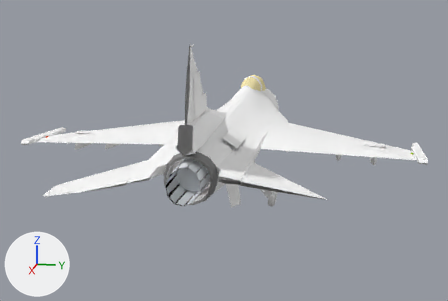
What one commit did to the Blender file Models/f16.blend.
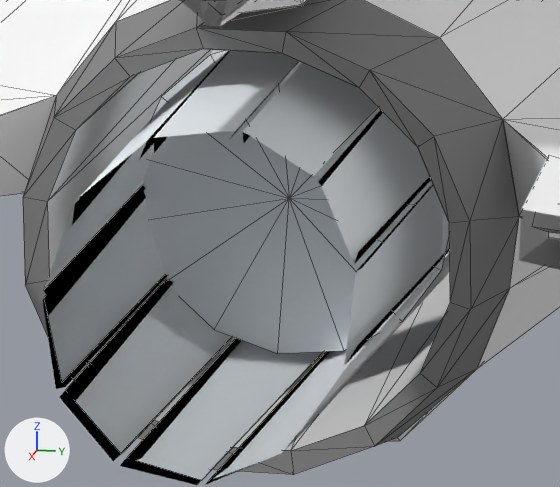
There are two pictures of each version: one from a 50 mm camera at (16.11, 3.02, 3.53) aimed at (3.97, 0.6, 0.49), one close up on the part from 36% to 50% of the width and 51% to 69% of the height. The lights are fixed; the arrows at lower left show +X, +Y and +Z. The close-ups show mesh edges as thin lines. Everything nearer to the camera than a plane just in front of the edit is cut away.

Names of what the first close-up shows: 'ExternalFlame', 'InternalFlame', 'Poly.001', 'Poly.002', 'RNLAF_Tailroot', 'RadarDomeTop', 'RightLowerSpeedbrake', 'RightUpperSpeedbrake'.
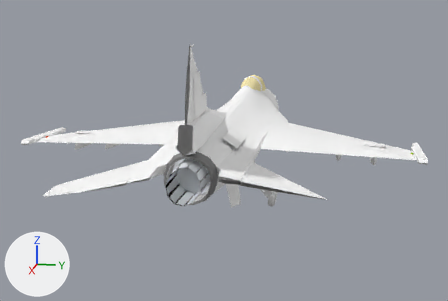
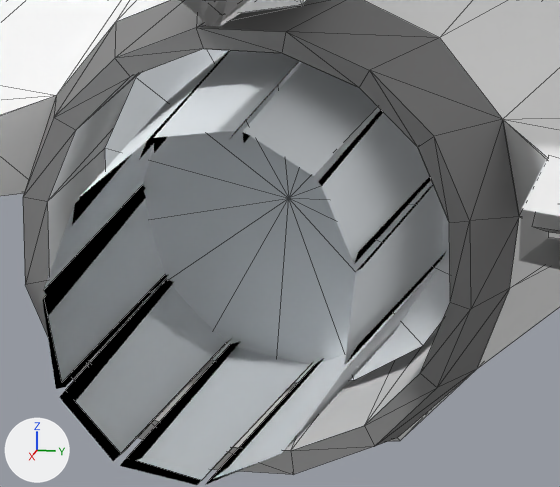
Edits to the bpy script that builds the scene:
```text
Change me_mesh_029:
    where me_mesh_029.from_pydata(...)  # 16 vertices, 15 faces; spans x 4.208, y -0.358..0.378, z -0.374..0.362
    used by ob_internalflame; parent = ob_afetrburner; location = (0.0, 0.0, 0.0)
    me_mesh_029 part 1
    me_mesh_029.vertices[0].co: (4.208, 0.01, -0.374) -> (4.208, 0.01, -0.446)
    me_mesh_029.vertices[1].co: (4.208, 0.16, -0.342) -> (4.208, 0.189, -0.408)
    me_mesh_029.vertices[2].co: (4.208, 0.285, -0.251) -> (4.208, 0.338, -0.299)
    me_mesh_029.vertices[3].co: (4.208, 0.362, -0.117) -> (4.208, 0.43, -0.139)
    me_mesh_029.vertices[4].co: (4.208, 0.378, 0.037) -> (4.208, 0.449, 0.044)
    me_mesh_029.vertices[5].co: (4.208, 0.33, 0.184) -> (4.208, 0.392, 0.22)  # pixel (210, 54) -> not seen
    me_mesh_029.vertices[6].co: (4.208, 0.227, 0.299) -> (4.208, 0.269, 0.357)  # pixel (161, 96) -> pixel (135, 77)
    me_mesh_029.vertices[7].co: (4.208, 0.087, 0.362) -> (4.208, 0.102, 0.432)  # not seen -> pixel (104, 147)
    me_mesh_029.vertices[8].co: (4.208, -0.067, 0.362) -> (4.208, -0.082, 0.432)
    me_mesh_029.vertices[9].co: (4.208, -0.208, 0.299) -> (4.208, -0.25, 0.357)
    me_mesh_029.vertices[10].co: (4.208, -0.311, 0.184) -> (4.208, -0.373, 0.22)  # pixel (214, 329) -> not seen
    me_mesh_029.vertices[11].co: (4.208, -0.358, 0.037) -> (4.208, -0.429, 0.044)  # pixel (277, 353) -> not seen
    me_mesh_029.vertices[12].co: (4.208, -0.342, -0.117) -> (4.208, -0.41, -0.139)  # pixel (344, 350) -> pixel (354, 380)
    me_mesh_029.vertices[13].co: (4.208, -0.265, -0.251) -> (4.208, -0.318, -0.299)  # pixel (402, 321) -> pixel (423, 345)
    me_mesh_029.vertices[14].co: (4.208, -0.141, -0.342) -> (4.208, -0.17, -0.408)  # pixel (441, 270) -> not seen
    me_mesh_029.vertices[15].co: (4.208, 0.008, 0.006) -> (4.208, 0.007, 0.008)  # pixel (289, 198) -> pixel (288, 198)
```

Location of each change, (x1, y1, x2, y2) in pixels of the close-ups (560 x 487 px):
'InternalFlame', reshaped: before (143, 50, 449, 354); after (105, 49, 450, 383)
